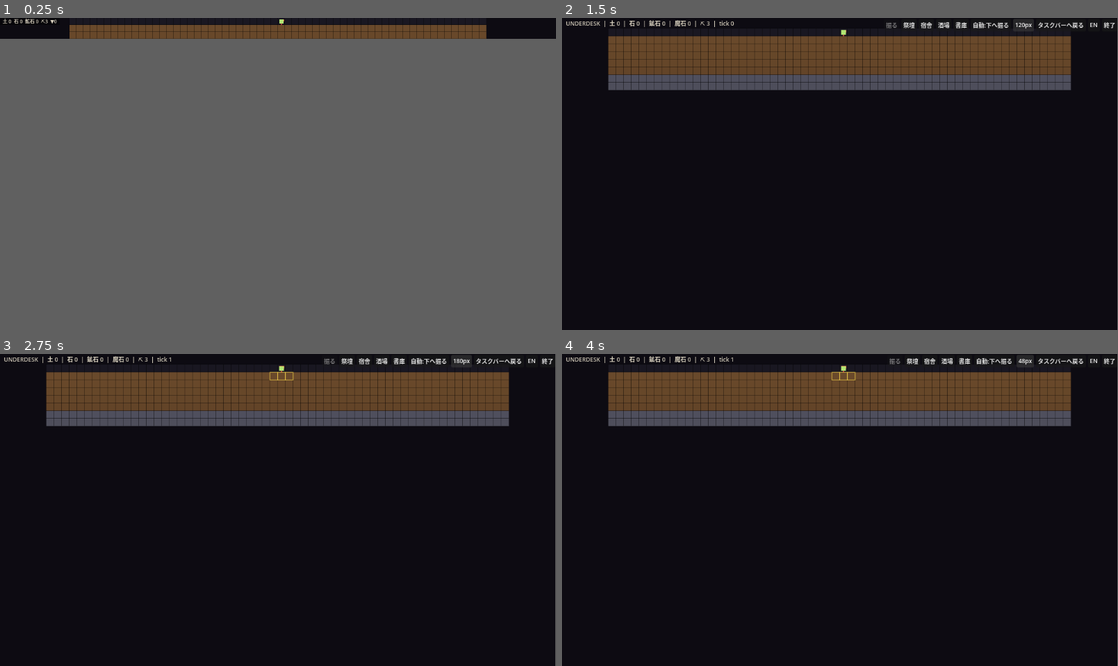
Above: before the commit, frames 1-4 (two rows, left to right).
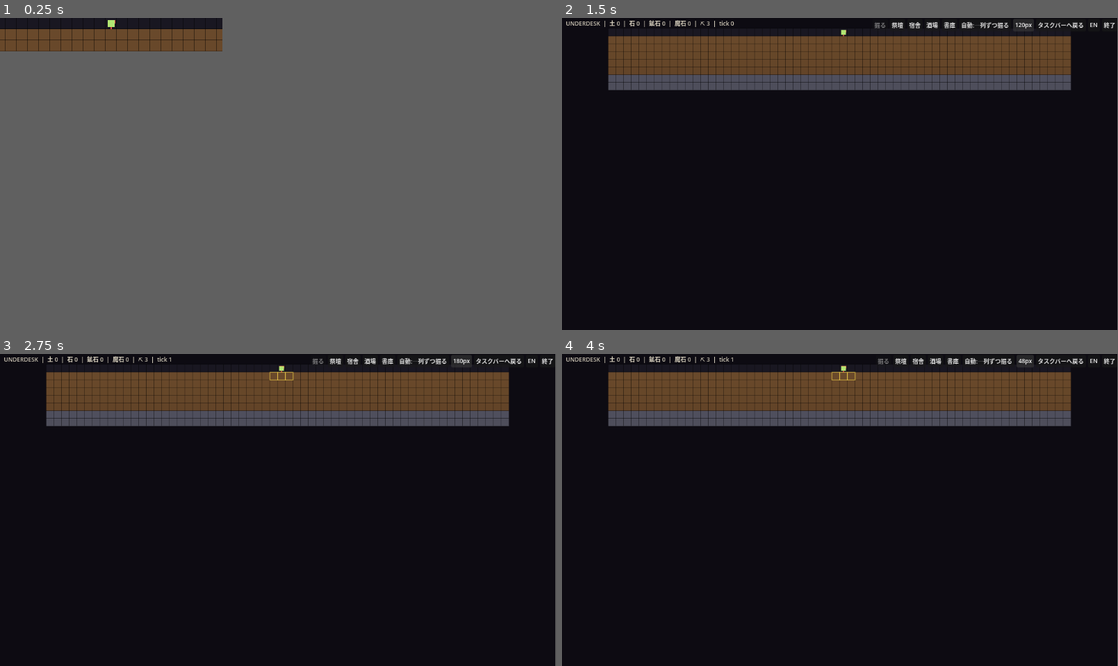
Above: after the commit, the same moments.

Repository: jinsei0604/UnderDesk
Game: Godot game, scene res://src/ui/main.tscn
Two runs of this game, one before a commit and one after it. Both use one fixed random seed, a clock stepped at 60 frames per second and the inputs below.
Inputs (mouse positions are in pixels of both pictures, inside the frame that each line leads up to):
- Up to frame 1 (0.25 s): no input
- Up to frame 2 (1.5 s): tap Enter at 0.5 s; drag from (840, 27) to (895, 24) at 0.52 s; click "48px" at 1.25 s
- Up to frame 3 (2.75 s): click "120px" at 2 s
- Up to frame 4 (4 s): click "180px" at 2.75 s; click "240px" at 3.5 s
In frame 1 the window is 800x30 before the commit and 320x48 after it. Grey fills any space a smaller window leaves; there, only what the larger window draws over its background counts as a difference.

The runs differ from the first frame. In frame 1, 3.5% of the frame differs, in the area x 0-100%, y 0-11%; in frame 2, 0.3%; in frame 3, 0.3%; in frame 4, 0.3%.

Commit message:
Mini strip in the taskbar corner; auto-dig clears layer by layer
User feedback fixes:
- The full-width strip covered the whole taskbar zone and felt in the
  way. The strip is now a 320x48 mini window docked at the bottom-right
  next to the tray (Taskbar Heroes style), with a margin clearing the
  clock. The camera follows the crew horizontally in the mini view.
- Auto-dig DOWN left standing soil beside a straight shaft. It now
  finishes the shallowest unfinished row completely before descending.

Co-Authored-By: Claude Fable 5 <noreply@anthropic.com>

Diff:
--- a/locale/en.csv
+++ b/locale/en.csv
@@ -18,7 +18,7 @@
 UI_ARCHIVE,Archive
 UI_QUIT,Quit
 UI_AUTO_NONE,Auto: Off
-UI_AUTO_DOWN,Auto: Dig Down
+UI_AUTO_DOWN,Auto: Layer by Layer
 UI_AUTO_WIDEN,Auto: Widen
 UI_COLLAPSE,Back to Taskbar
 UI_NEW_DOC,A new document was unearthed
--- a/locale/ja.csv
+++ b/locale/ja.csv
@@ -18,7 +18,7 @@
 UI_ARCHIVE,書庫
 UI_QUIT,終了
 UI_AUTO_NONE,自動:なし
-UI_AUTO_DOWN,自動:下へ掘る
+UI_AUTO_DOWN,自動:一列ずつ掘る
 UI_AUTO_WIDEN,自動:横へ広げる
 UI_COLLAPSE,タスクバーへ戻る
 UI_NEW_DOC,新しい文書が出土した
--- a/src/core/constants.gd
+++ b/src/core/constants.gd
@@ -60,6 +60,12 @@
 ## for players who want a wider view of the dig.
 const WINDOW_HEIGHTS: Array[int] = [48, 120, 180, 240]
 const DEFAULT_WINDOW_HEIGHT_INDEX: int = 0
+## Mini strip footprint: sits at the bottom-right of the screen, in the
+## taskbar zone next to the tray (Taskbar Heroes style), instead of
+## spanning the full width and getting in the way.
+const MINI_WINDOW_WIDTH: int = 320
+## Physical pixels kept clear on the right for the tray icons and clock.
+const MINI_RIGHT_MARGIN: int = 220
 ## Centered window opened by clicking the strip: reading and management.
 const NORMAL_WINDOW_SIZE := Vector2i(1152, 648)
 
--- a/src/core/sim.gd
+++ b/src/core/sim.gd
@@ -80,16 +80,22 @@
 	if deepest < 0:
 		return candidates
 	_ensure_rows(deepest + UD.GRID_EXPAND_ROWS)
-	for x in grid.width:
-		var air := Vector2i(x, deepest)
-		if not grid.is_walkable(air):
-			continue
-		match dig_policy:
-			UD.DigPolicy.DOWN:
-				var below := air + Vector2i(0, 1)
-				if grid.is_inside(below) and grid.terrain_at(below) != UD.Terrain.AIR:
-					candidates.append(below)
-			UD.DigPolicy.WIDEN:
+	match dig_policy:
+		UD.DigPolicy.DOWN:
+			# Layer order: fully clear the shallowest unfinished row before
+			# descending, so no soil columns are left hanging beside the shaft.
+			for y in range(1, grid.height):
+				for x in grid.width:
+					var cell := Vector2i(x, y)
+					if grid.terrain_at(cell) != UD.Terrain.AIR:
+						candidates.append(cell)
+				if not candidates.is_empty():
+					break
+		UD.DigPolicy.WIDEN:
+			for x in grid.width:
+				var air := Vector2i(x, deepest)
+				if not grid.is_walkable(air):
+					continue
 				for dx: int in [-1, 1]:
 					var side := air + Vector2i(dx, 0)
 					if grid.is_inside(side) and grid.terrain_at(side) != UD.Terrain.AIR:
--- a/src/ui/main.gd
+++ b/src/ui/main.gd
@@ -201,6 +201,14 @@
 
 func _grid_origin() -> Vector2:
 	var grid_px_width := float(sim.grid.width * CELL_PX)
+	if settings.resident_mode:
+		# The mini strip is narrower than the grid: follow the crew.
+		var avg_x := 0.0
+		for minion in sim.minions:
+			avg_x += float(minion.pos.x)
+		avg_x /= maxf(1.0, float(sim.minions.size()))
+		var desired := size.x / 2.0 - (avg_x + 0.5) * CELL_PX
+		return Vector2(clampf(desired, minf(size.x - grid_px_width, 0.0), 0.0), 0.0)
 	return Vector2(maxf(0.0, (size.x - grid_px_width) / 2.0), _hud_offset())
 
 
@@ -253,13 +261,7 @@
 ## Translucent readout drawn over the cells; the strip has no HUD bar.
 ## Unread documents blink at the right edge (§5.1: icon blink only).
 func _draw_strip_overlay(font: Font) -> void:
-	var text := "%s %d  %s %d  %s %d  ⛏%d  ▼%d" % [
-		locale.text("RES_SOIL"), int(sim.inventory[UD.RES_SOIL]),
-		locale.text("RES_STONE"), int(sim.inventory[UD.RES_STONE]),
-		locale.text("RES_ORE"), int(sim.inventory[UD.RES_ORE]),
-		sim.minions.size(),
-		sim.deepest_air_row(),
-	]
+	var text := "▼%d ⛏%d" % [sim.deepest_air_row(), sim.minions.size()]
 	var text_width := font.get_string_size(
 		text, HORIZONTAL_ALIGNMENT_LEFT, -1, STRIP_FONT_SIZE
 	).x
--- a/src/window/resident_window.gd
+++ b/src/window/resident_window.gd
@@ -11,12 +11,12 @@
 	window.always_on_top = true
 	var usable: Rect2i = DisplayServer.screen_get_usable_rect(window.current_screen)
 	window.min_size = Vector2i(0, 0)
-	window.size = Vector2i(usable.size.x, win_height)
+	window.size = Vector2i(UD.MINI_WINDOW_WIDTH, win_height)
 	# The OS may clamp the requested size; dock using the size we actually
 	# got so the strip never hangs off the bottom edge.
 	var actual: Vector2i = window.size
 	window.position = Vector2i(
-		usable.position.x,
+		usable.position.x + usable.size.x - actual.x - UD.MINI_RIGHT_MARGIN,
 		usable.position.y + usable.size.y - actual.y
 	)
 
--- a/tests/core/test_auto_dig.gd
+++ b/tests/core/test_auto_dig.gd
@@ -19,12 +19,28 @@
 func test_policy_down_digs_unattended() -> void:
 	var sim := UDSim.new_game(UDTestFixtures.strata(), 11)
 	sim.dig_policy = UD.DigPolicy.DOWN
-	var initial_height := sim.grid.height
 	sim.advance(300)
 	assert_gt(int(sim.inventory[UD.RES_SOIL]), 5, "resources flow without clicks")
-	assert_gt(sim.grid.height, initial_height, "shaft keeps deepening")
-	assert_false(sim.grid.is_walkable(Vector2i(0, 1)),
-		"digging stays focused near the depot, not across the whole map")
+
+
+func test_policy_down_clears_layer_by_layer() -> void:
+	# User feedback: straight-down digging left standing soil columns
+	# beside the shaft. Auto-dig must finish a whole row before descending.
+	var sim := UDSim.new_game(UDTestFixtures.strata(), 11)
+	sim.dig_policy = UD.DigPolicy.DOWN
+	sim.advance(300)
+	var row1_air := 0
+	for x in sim.grid.width:
+		if sim.grid.is_walkable(Vector2i(x, 1)):
+			row1_air += 1
+	assert_gt(row1_air, 0, "row 1 is being cleared")
+	# Row 1 is 60 cells: not finished in 300 ticks, so nothing deeper
+	# may have been dug yet.
+	assert_lt(row1_air, sim.grid.width, "row 1 not finished yet")
+	for y in range(2, sim.grid.height):
+		for x in sim.grid.width:
+			assert_false(sim.grid.is_walkable(Vector2i(x, y)),
+				"no digging below row 1 before it is complete")
 
 
 func test_policy_widen_expands_deepest_gallery() -> void:
